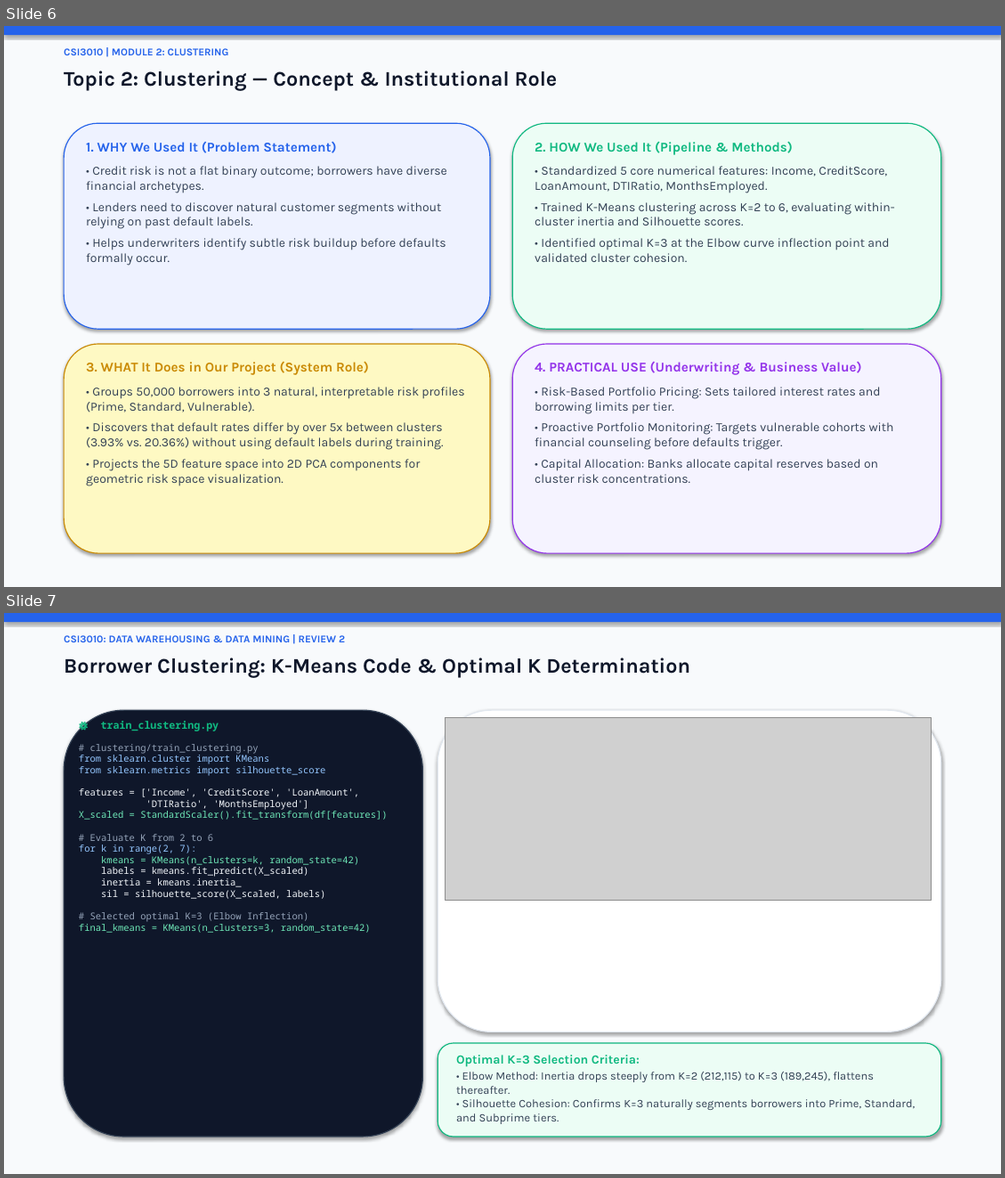
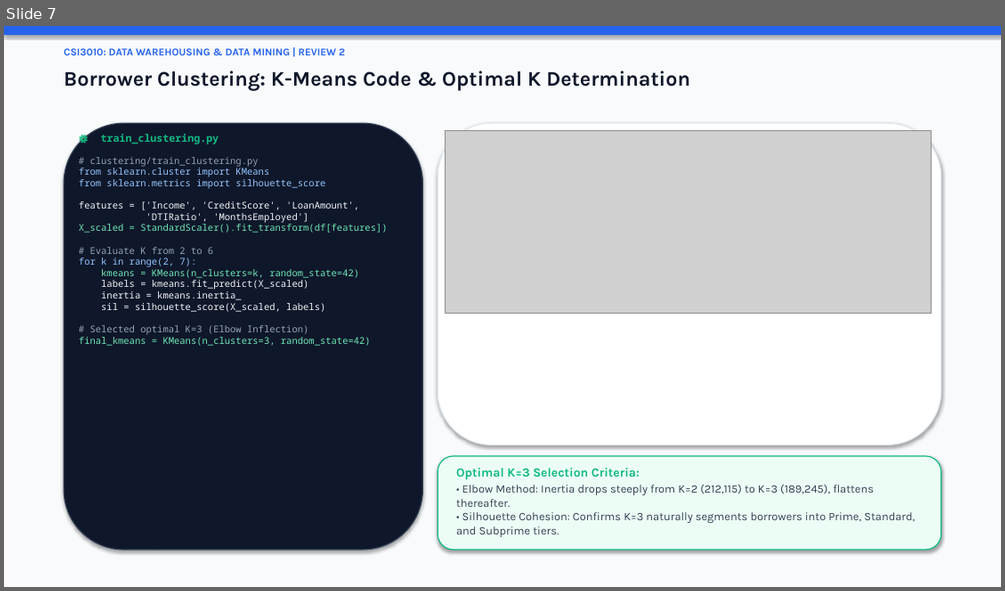
Before and after one commit to MahaprabhuK/Byte_Brigades_Loan_Default, a slide deck: Review2_ByteBrigades_LoanDefault.pptx. Shown one above the other, each under a label of ours: slides 6 and 7 before the commit, slide 7 after it. The pictures are 1005x1178 and 1005x591 pixels, drawn with LibreOffice and Linux fonts; fonts in the diff are those of the drawing; grey boxes stand for pictures. Boxes give left, top, right and bottom in pixels: in the first picture for what was removed or moved away, otherwise in the second. Text is boxed around its words. In the diff, an @@ line names an element or a change of style, - is before the commit and + after.

Commit message:
fix(presentation): resolve confusion matrix title overlap & format topic intros with exact What/Why/Where/How bullet structure

```diff
--- a/Review2_ByteBrigades_LoanDefault.pptx
+++ b/Review2_ByteBrigades_LoanDefault.pptx
@@ slide 6 removed at box(4, 26, 1001, 587), background #F8FAFC @@
@@ rectangle removed at box(4, 26, 1001, 35) @@
@@ text removed at box(64, 48, 229, 55) @@
-CSI3010 | MODULE 2: CLUSTERING
@@ text removed at box(64, 70, 558, 90) @@
-Topic 2: Clustering — Concept & Institutional Role
@@ rounded rectangle removed at box(64, 123, 490, 329) @@
@@ rounded rectangle removed at box(512, 123, 941, 329) @@
@@ text removed at box(86, 142, 447, 265) @@
-1. WHY We Used It (Problem Statement)
-• Credit risk is not a flat binary outcome; borrowers have diverse financial archetypes.
-• Lenders need to discover natural customer segments without relying on past default labels.
-• Helps underwriters identify subtle risk buildup before defaults formally occur.
@@ text removed at box(534, 141, 894, 262) @@
-2. HOW We Used It (Pipeline & Methods)
-• Standardized 5 core numerical features: Income, CreditScore, LoanAmount, DTIRatio, MonthsEmployed.
-• Trained K-Means clustering across K=2 to 6, evaluating within-cluster inertia and Silhouette scores.
-• Identified optimal K=3 at the Elbow curve inflection point and validated cluster cohesion.
@@ rounded rectangle removed at box(64, 344, 490, 553) @@
@@ rounded rectangle removed at box(512, 344, 941, 553) @@
@@ text removed at box(86, 361, 464, 486) @@
-3. WHAT It Does in Our Project (System Role)
-• Groups 50,000 borrowers into 3 natural, interpretable risk profiles (Prime, Standard, Vulnerable).
-• Discovers that default rates differ by over 5x between clusters (3.93% vs. 20.36%) without using default labels during training.
-• Projects the 5D feature space into 2D PCA components for geometric risk space visualization.
@@ text removed at box(534, 362, 894, 483) @@
-4. PRACTICAL USE (Underwriting & Business Value)
-• Risk-Based Portfolio Pricing: Sets tailored interest rates and borrowing limits per tier.
-• Proactive Portfolio Monitoring: Targets vulnerable cohorts with financial counseling before defaults trigger.
-• Capital Allocation: Banks allocate capital reserves based on cluster risk concentrations.
```
Also in this commit, not shown: 2 slides changed, 3 slides added, 2 other slides removed, 2 other files.
